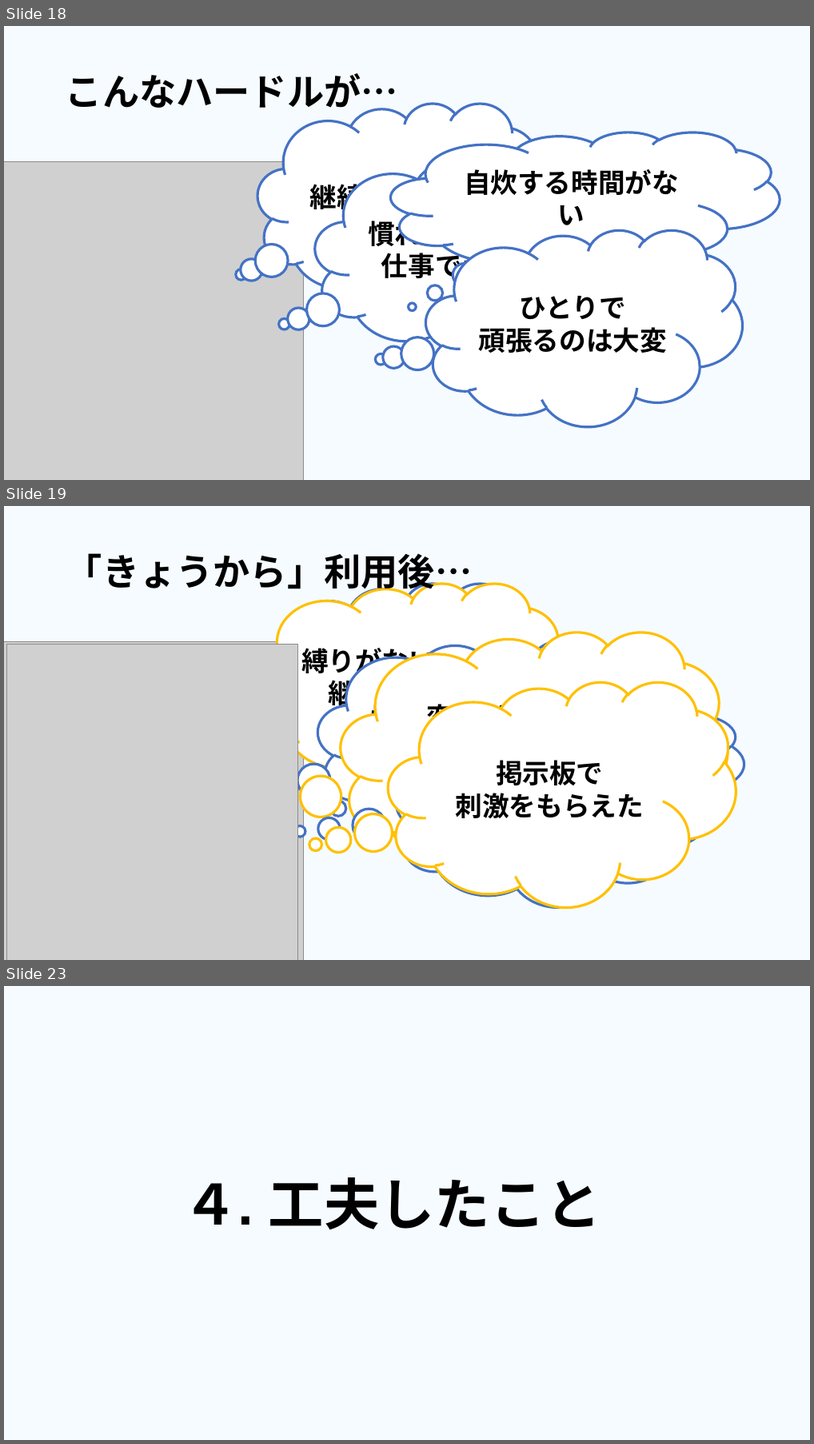
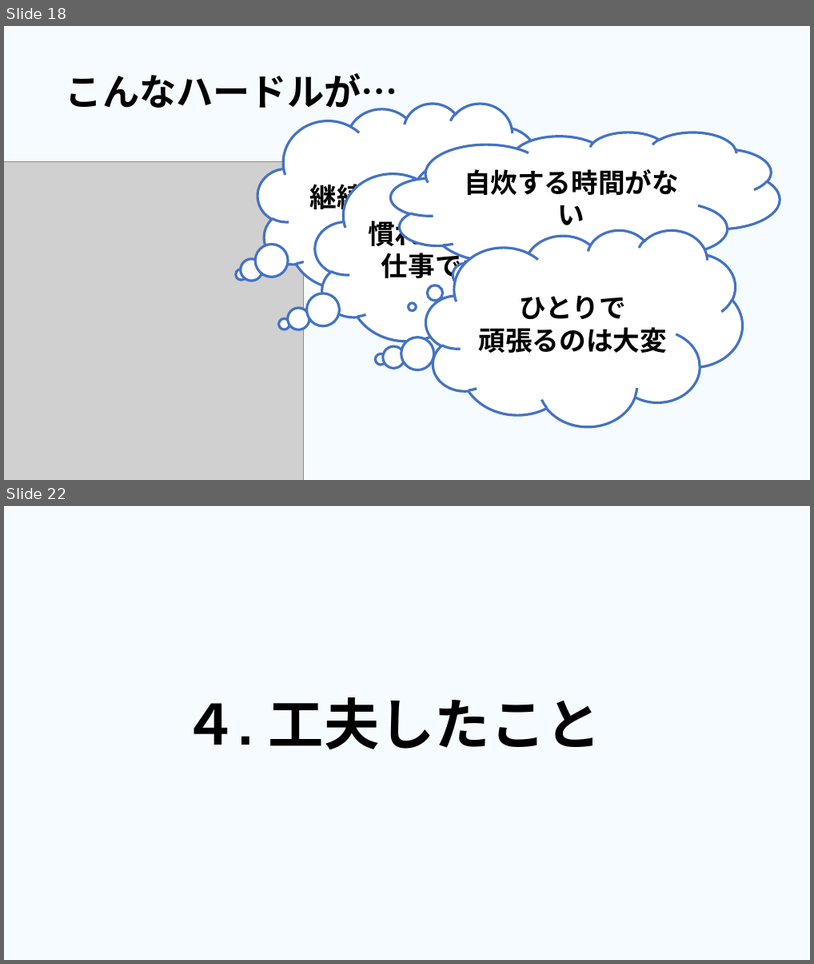
Before and after one commit to dojo2023/E-4, a slide deck: 共有用フォルダー/成果発表.pptx. Shown one above the other, each under a label of ours: slides 18, 19 and 23 before the commit, slides 18 and 22 after it; the slides between them are not shown. The pictures are 814x1444 and 814x964 pixels, drawn with LibreOffice and Linux fonts; fonts in the diff are those of the drawing; grey boxes stand for pictures. Boxes give left, top, right and bottom in pixels: in the first picture for what was removed or moved away, otherwise in the second. Text is boxed around its words. In the diff, an @@ line names an element or a change of style, - is before the commit and + after.

```diff
--- a/共有用フォルダー/成果発表.pptx
+++ b/共有用フォルダー/成果発表.pptx
@@ slide 19 removed at (4, 506, 810, 960), background #00B0F0 at 4% opacity @@
@@ title removed at (66, 553, 473, 595) @@
-「きょうから」利用後…
@@ thought cloud removed at (249, 583, 566, 780) @@
-縛りがないから継続できた
@@ thought cloud removed at (258, 583, 545, 780) @@
-継続が難しい
@@ picture removed at (4, 641, 304, 960) @@
@@ picture removed at (7, 644, 298, 960) @@
@@ thought cloud removed at (318, 640, 634, 836) @@
-慣れない家事・仕事で手一杯
@@ thought cloud removed at (341, 632, 728, 878) @@
-変化が分かって
-モチベーションアップ
@@ thought cloud removed at (355, 696, 745, 835) @@
-自炊する時間がない
@@ thought cloud removed at (389, 681, 737, 907) @@
-掲示板で
-刺激をもらえた
@@ thought cloud removed at (397, 711, 713, 907) @@
-ひとりで
-頑張るのは大変
@@ what was slide 23 is now slide 22 @@
```
Also in this commit, not shown: 8 slides changed, 1 slide added.
